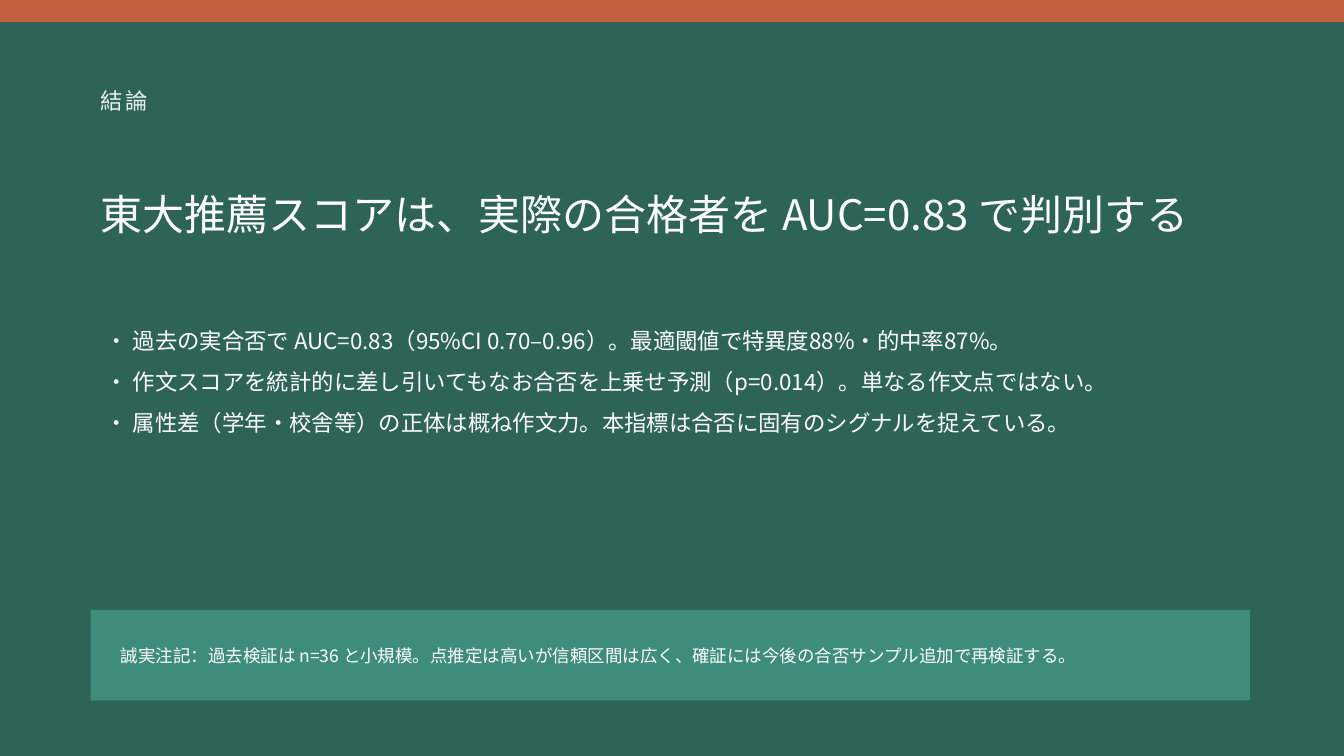
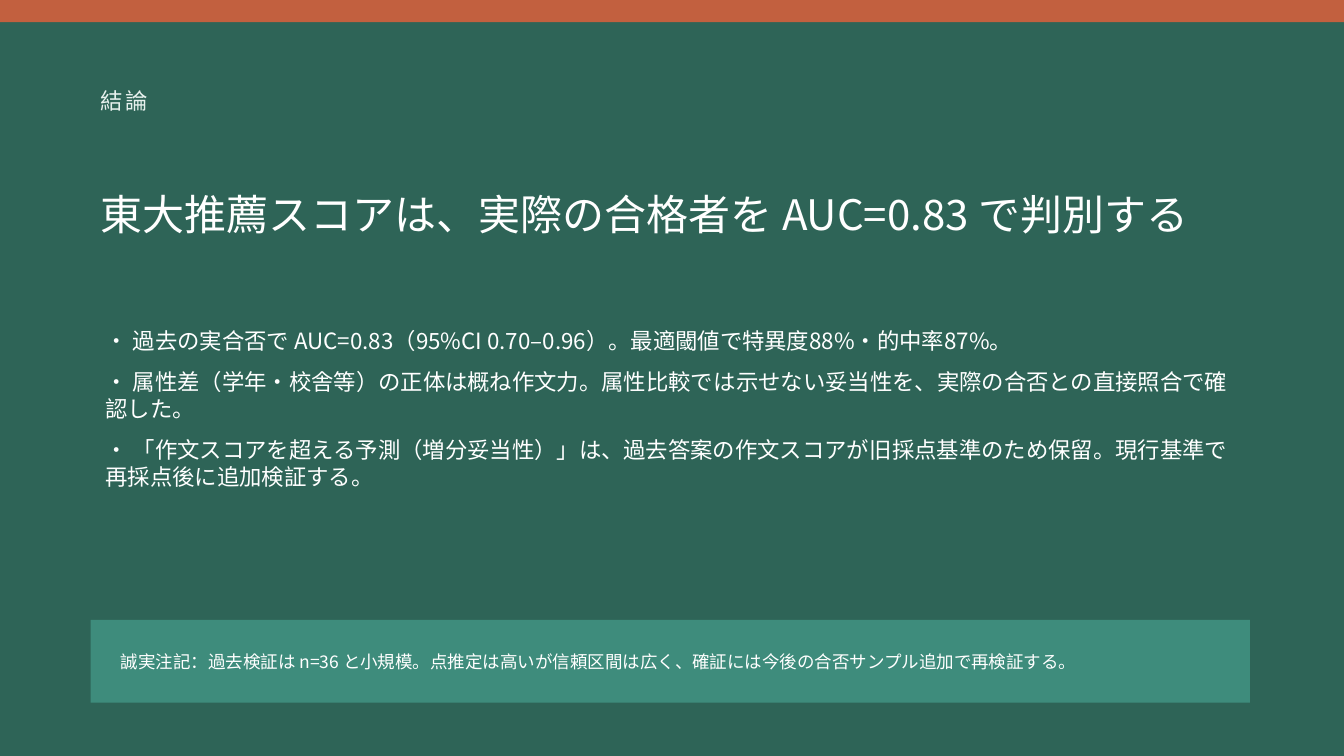
Before and after one commit to mayuyotsuya69-bit/stunning-guacamole, a slide deck: slide 4 of toudai_work/取り組み④_東大推薦スコアの妥当性.pptx (slide 5 before the commit). Drawn at 1344x756 pixels with LibreOffice and Linux fonts; fonts in the diff are those of the drawing. Boxes give left, top, right and bottom in pixels: in the first picture for what was removed or moved away, otherwise in the second. Text is boxed around its words. In the diff, an @@ line names an element or a change of style, - is before the commit and + after.

```diff
--- a/toudai_work/取り組み④_東大推薦スコアの妥当性.pptx
+++ b/toudai_work/取り組み④_東大推薦スコアの妥当性.pptx
@@ text at bbox=[106, 371, 1227, 487]: text changed @@
-・ 作文スコアを統計的に差し引いてもなお合否を上乗せ予測（p=0.014）。単なる作文点ではない。
-・ 属性差（学年・校舎等）の正体は概ね作文力。本指標は合否に固有のシグナルを捉えている。
+・ 属性差（学年・校舎等）の正体は概ね作文力。属性比較では示せない妥当性を、実際の合否との直接照合で確認した。
+・ 「作文スコアを超える予測（増分妥当性）」は、過去答案の作文スコアが旧採点基準のため保留。現行基準で再採点後に追加検証する。
@@ rectangle: place and size @@
-rectangle at bbox=[91, 610, 1250, 701]
+rectangle at bbox=[91, 620, 1250, 703]
@@ text "誠実注記：過去検証は n=36 と小規模。点推定は高いが信頼区間は広く、確証には今後の合否サンプル追加で再検証する。": place and size @@
-text "誠実注記：過去検証は n=36 と小規模。点推定は高いが信頼区間は広く、確証には今後の合否サンプル追加で再検証する。" at bbox=[121, 647, 1076, 664]
+text "誠実注記：過去検証は n=36 と小規模。点推定は高いが信頼区間は広く、確証には今後の合否サンプル追加で再検証する。" at bbox=[121, 653, 1076, 670]
```
Also in this commit, not shown: 2 other slides changed, 1 slide removed, 5 other files.
